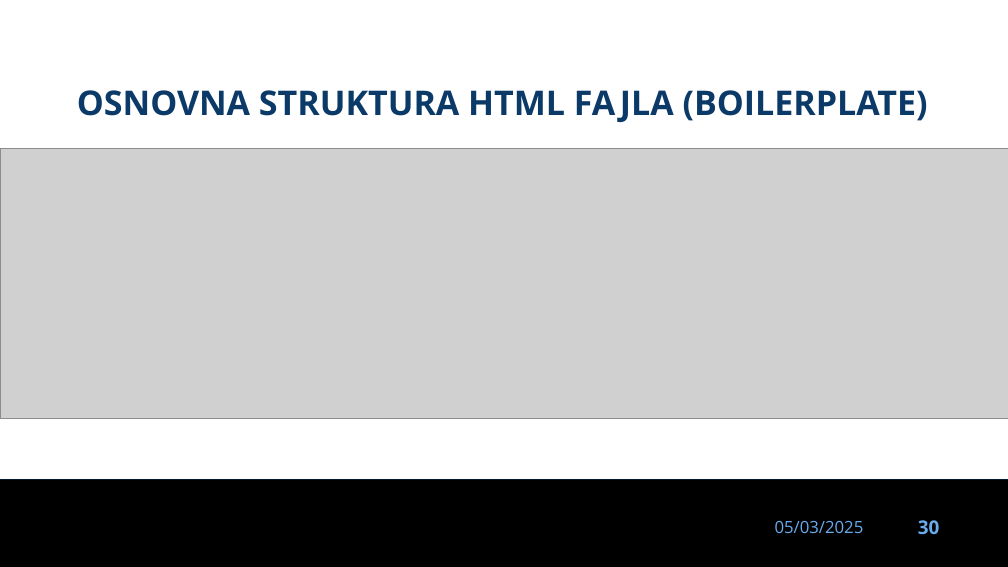
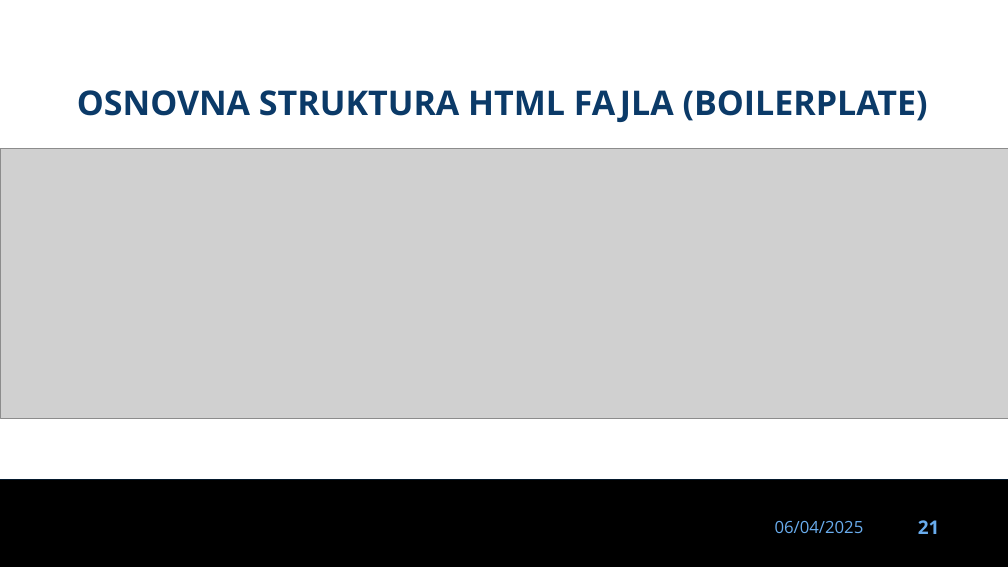
Before and after one commit to dinoDuvnjak/CTK, a slide deck: slide 21 of Bootcamp/html-uvod/html-uvod.pptx (slide 30 before the commit). Drawn at 1008x567 pixels with LibreOffice and Linux fonts; fonts in the diff are those of the drawing; grey boxes stand for pictures; background and template pictures are left out. Boxes give left, top, right and bottom in pixels: in the first picture for what was removed or moved away, otherwise in the second. Text is boxed around its words. In the diff, an @@ line names an element or a change of style, - is before the commit and + after.

Commit message:
zavrsne vjezbe javscript, css i html

```diff
--- a/Bootcamp/html-uvod/html-uvod.pptx
+++ b/Bootcamp/html-uvod/html-uvod.pptx
@@ text at [775, 521, 864, 533]: text changed @@
-05/03/2025
+06/04/2025
@@ page number at [918, 520, 940, 534]: text changed @@
-30
+21
```
Also in this commit, not shown: 20 other slides changed, 1 slide added, 9 slides removed, 4 other files.
